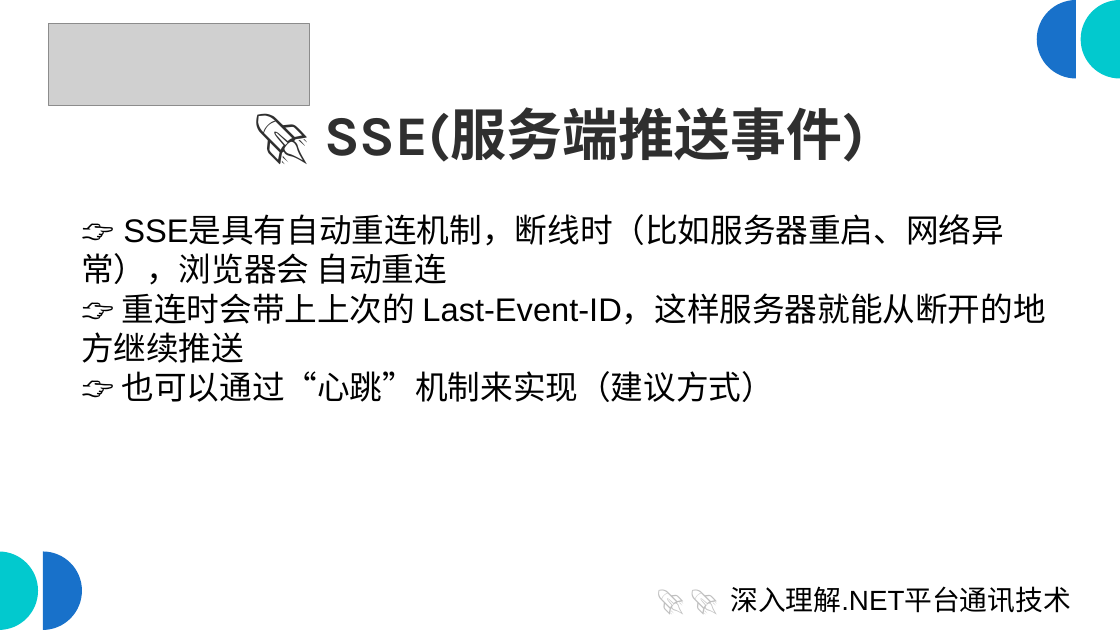
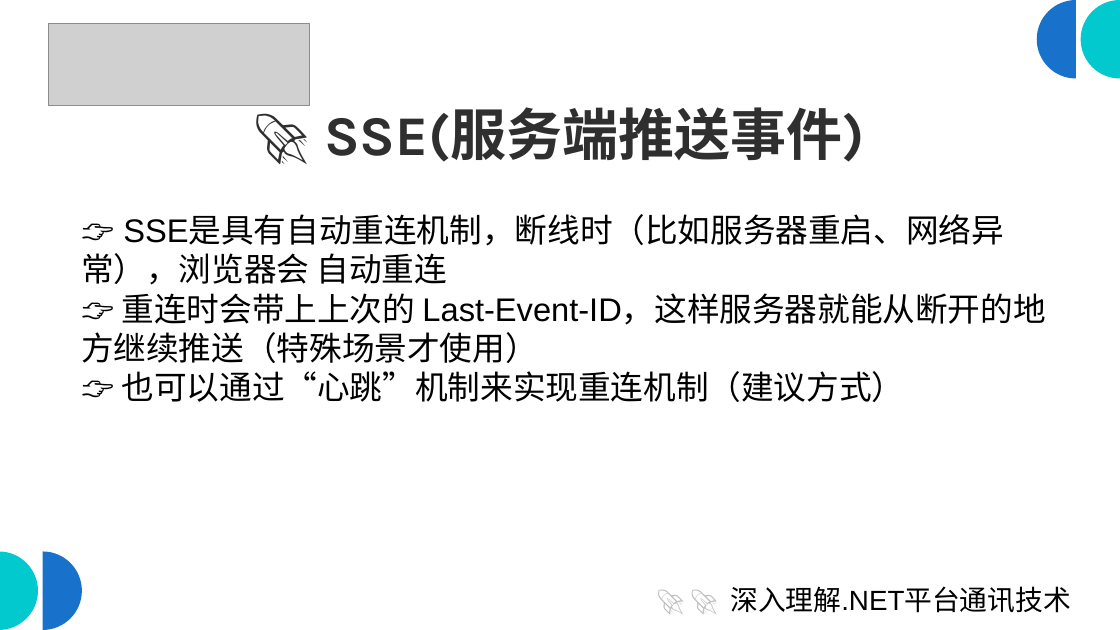
Before and after one commit to scottfly189/dotnet_net_course, a slide deck: slide 6 of src/8.SseDemo/sse_client.odp (slide 9 before the commit). Drawn at 1120x630 pixels with LibreOffice and Linux fonts; fonts in the diff are those of the drawing; grey boxes stand for pictures. Boxes give left, top, right and bottom in pixels: in the first picture for what was removed or moved away, otherwise in the second. Text is boxed around its words. In the diff, an @@ line names an element or a change of style, - is before the commit and + after.

```diff
--- a/src/8.SseDemo/sse_client.odp
+++ b/src/8.SseDemo/sse_client.odp
@@ text at <box>81,293,1045,402</box>: text changed @@
-👉 重连时会带上上次的 Last-Event-ID，这样服务器就能从断开的地方继续推送
-👉 也可以通过“心跳”机制来实现（建议方式）
+👉 重连时会带上上次的 Last-Event-ID，这样服务器就能从断开的地方继续推送（特殊场景才使用）
+👉 也可以通过“心跳”机制来实现重连机制（建议方式）
```
Also in this commit, not shown: 2 other slides changed, 3 slides added, 8 other files.
